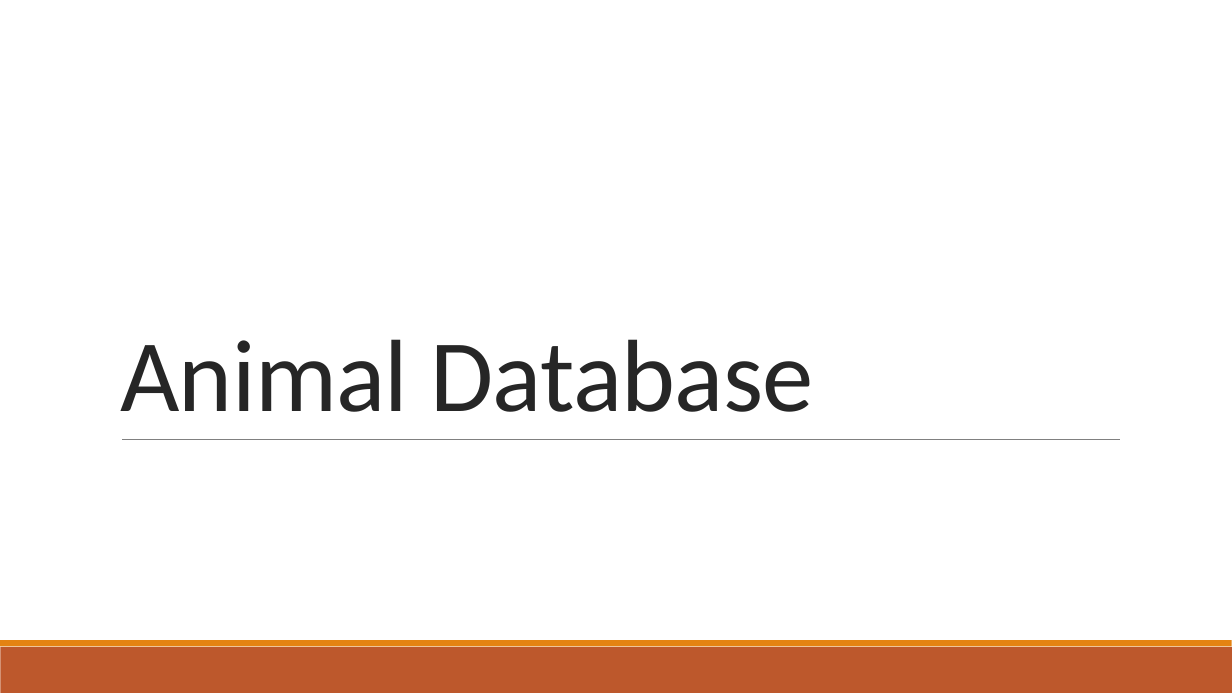
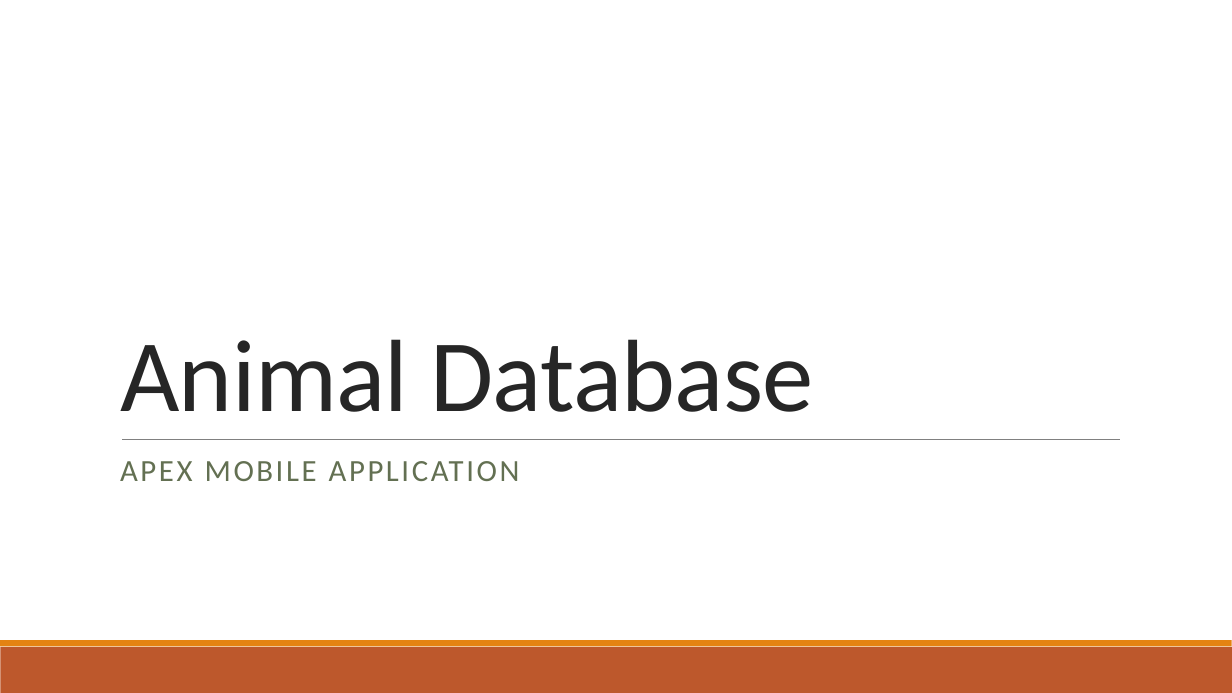
Before and after one commit to marktheperson/F15E4-ufos-are-real, a slide deck: slide 9 of Presentation.pptx. Drawn at 1232x693 pixels with LibreOffice and Linux fonts; fonts in the diff are those of the drawing. Boxes give left, top, right and bottom in pixels: in the first picture for what was removed or moved away, otherwise in the second. Text is boxed around its words. In the diff, an @@ line names an element or a change of style, - is before the commit and + after.

```diff
--- a/Presentation.pptx
+++ b/Presentation.pptx
@@ text added at bbox=[120, 461, 520, 481], 24 pt, text #637052 @@
+APEX MOBILE APPLICATION
```
Also in this commit, not shown: 2 other slides changed.
